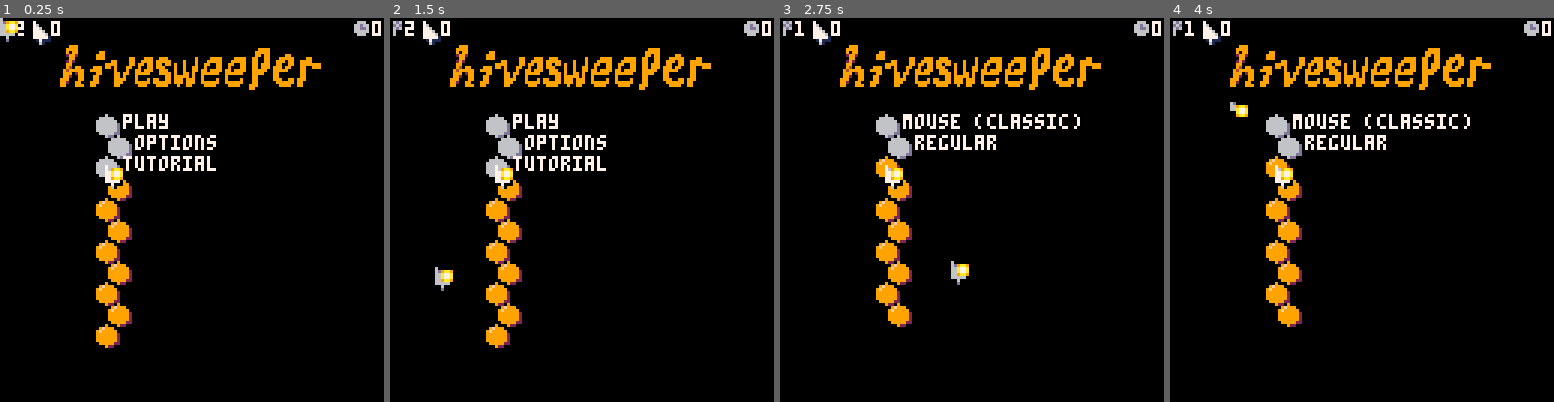
Above: before the commit, frames 1-4 (left to right).
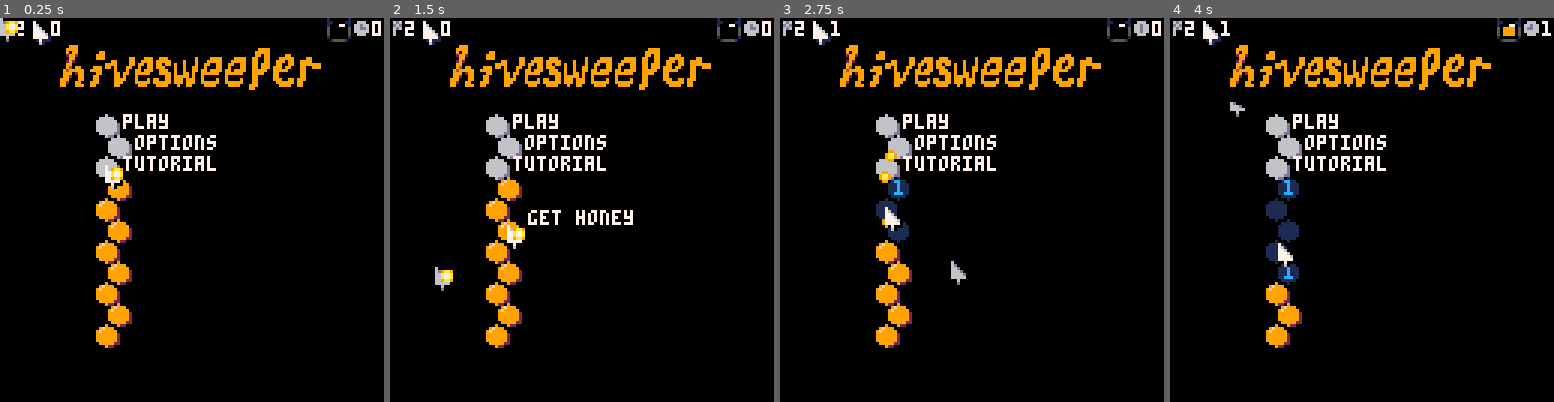
Above: after the commit, the same moments.

Repository: seaspaces27/hivesweeper-p8
Game: PICO-8 cartridge hivesweeper.p8
Two runs of this game, one before a commit and one after it. Both use one fixed random seed, a clock stepped at 60 frames per second and the inputs below.
Inputs (mouse positions are in pixels of both pictures, inside the frame that each line leads up to):
- Up to frame 1 (0.25 s): no input
- Up to frame 2 (1.5 s): tap X (X key) at 0.33, 1.07 s; click (670, 121) at 0.67 s; tap O (Z key) at 0.7 s; click (436, 267) at 1.22 s
- Up to frame 3 (2.75 s): hold Right 1.6-2.1 s; tap O (Z key) at 1.7, 2.1, 2.5 s; click (887, 114) at 1.77 s; tap X (X key) at 1.85 s; hold Up 2.15-2.42 s; click (952, 259) at 2.32 s; hold Right from 2.47 s (still down)
- Up to frame 4 (4 s): click (1404, 106) at 2.87 s; tap O (Z key) at 2.9, 3.3, 3.7 s; tap X (X key) at 2.97 s; release Right at 3.03 s; hold Left 3.08-3.58 s; click (1465, 256) at 3.42 s; hold Down 3.63-3.97 s; click (1231, 102) at 3.97 s

The runs differ from the first frame. In frame 1, 0.1% of the frame differs, in the area x 85-92%, y 0-7%; in frame 2, 1.0%; in frame 3, 3.2%; in frame 4, 3.9%, in the area x 3-100%, y 0-86%.

Commit message:
honeyjar + game juice

Diff:
--- a/hivesweeper.p8
+++ b/hivesweeper.p8
@@ -25,6 +25,10 @@
  menu.init=function(s)
   if s.screen==0 then
    s.tiles={"play","options","tutorial"}
+   for p in all(players)do
+    p.no_inp=false
+   end
+   --players[1].no_inp=false
   end
   if s.screen==1 then
    s.tiles={"mouse (classic)","regular"}
@@ -34,7 +38,7 @@
   for i=1,#menu.tiles do
 	  hives_screen_pos[i].act=i
 	 end
-	 players[1].id=3
+	 if(#players>0)players[1].id=3
   --gamerunning=false
   --end_bits()
  end
@@ -47,9 +51,10 @@
   players[1].id=1
   s.tut_frame=0
   numbers[5]=1
+  new_titlecard("get honey",90,-1)
  end
  menu.updtut=function(s)
-  s.tut_frame+=1
+  if(#titlecards==0)s.tut_frame+=1
   if s.tut_frame==60 then
    //players[1].hin=1
    players[1].id=2
@@ -70,6 +75,12 @@
   if s.tut_frame==110 then
    players[1].id=8
    music(2)
+  end
+  if s.tut_frame==200 and #titlecards==0 then
+   new_titlecard("avoid bees",90,-1)
+  end
+  if s.tut_frame==230 then
+   players[1].id=7
   end
   --players[1].hin=1
  end
@@ -253,6 +264,7 @@
 	{x_os+(x*8),y_os+(y*7)})
 end
 function new_hive(wi,hi,bees,x,y)
+ honeyjar:init()
  mines={} sz=wi hi=hi or wi
 	beehive="" hive_size=sz
 	hive_wi=wi or 8
@@ -431,13 +443,16 @@
  end
  --update flags
  for i=#flags,1,-1 do
-  local fl=flags[i]
-  fl:upd()
+  flags[i]:upd()
  end
  --update particles
  for i=#parts,1,-1 do
-  local pa=parts[i]
-  pa:upd()
+  parts[i]:upd()
+ end
+ --update honeyblops
+ --pal()
+ for i=#hblobs,1,-1 do
+  hblobs[i]:upd()
  end
 
  --menu
@@ -526,6 +541,9 @@
   local pa=parts[i]
   pa:drw()
  end
+ for i=#hblobs,1,-1 do
+  hblobs[i]:drw()
+ end
  --draw ui
  ui_draw()
  --draw mouse
@@ -545,46 +563,6 @@
  if #titlecards>0 then
   titlecards[1]:drw()
  end
-end
-
-function transpose(id,os)
- local mod_x=id%hive_wi
-	--odd row or not
-	local y_=ceil(id/hive_wi)
-	local odd=(y_%2==0) and 1 or 0
-	--corner fixing
-	if(mod_x==0 and y_%2==0)odd=1
-	if(mod_x==0 and y_%2==1)odd=0
-	--dir to id number conversion
-	local n_id=
-	os=="tl"and -hive_wi-1+odd or
-	//os=="u"and -hive_size-1+odd or
-	os=="tr"and -hive_wi+odd or
-	os=="l"and -1 or
-	os=="r"and 1 or
-	os=="bl"and hive_wi-1+odd or
-	os=="br"and hive_wi+odd or 0
- --get new position
- n_id+=id
- if (n_id>0 and
- n_id<=#beehive) then
-  ty=((os=="tl"or os=="tr")and -1
-  or((os=="bl"or os=="br")and 1
-  or 0))+y_
-  if ceil((n_id)/hive_wi)==ty then
-   return n_id
-  end
- end
- --return id
-end
-
-function neighbours(id)
- local dirs={"tl","tr","l","r","bl","br"}
- local adj={}
- for i=1,#dirs do
-  add(adj,transpose(id,dirs[i]))
- end
- return adj
 end
 
 function mark_hex(id,t)
@@ -620,6 +598,7 @@
    revealed[s.id]=true
 	  unopened-=1
 	  s.done=true sfx(2)
+	  honeyblob(s.id)
 	  if gamerunning then
 	   winlose(mines[s.id])
 	  end
@@ -639,7 +618,7 @@
   if false then
    color(7)
    local cell=hives_screen_pos[s.id]
-   circ(cell[1]+4,cell[2]+4,(1-(s.t/s.full_t))*8)
+   circ(cell[1]+4,cell[2]+4,(1-(s.t/s.full_t))*8,9)
    --circfill(cell[1]+4,cell[2]+4,(1-(s.t/s.full_t))*8)
   end
  end
@@ -747,6 +726,45 @@
 	new_cell().act="again"
 end
 
+function neighbours(id)
+ local dirs={"tl","tr","l","r","bl","br"}
+ local adj={}
+ for i=1,#dirs do
+  add(adj,transpose(id,dirs[i]))
+ end
+ return adj
+end
+function transpose(id,os)
+ local mod_x=id%hive_wi
+	--odd row or not
+	local y_=ceil(id/hive_wi)
+	local odd=(y_%2==0) and 1 or 0
+	--corner fixing
+	if(mod_x==0 and y_%2==0)odd=1
+	if(mod_x==0 and y_%2==1)odd=0
+	--dir to id number conversion
+	local n_id=
+	os=="tl"and -hive_wi-1+odd or
+	//os=="u"and -hive_size-1+odd or
+	os=="tr"and -hive_wi+odd or
+	os=="l"and -1 or
+	os=="r"and 1 or
+	os=="bl"and hive_wi-1+odd or
+	os=="br"and hive_wi+odd or 0
+ --get new position
+ n_id+=id
+ if (n_id>0 and
+ n_id<=#beehive) then
+  ty=((os=="tl"or os=="tr")and -1
+  or((os=="bl"or os=="br")and 1
+  or 0))+y_
+  if ceil((n_id)/hive_wi)==ty then
+   return n_id
+  end
+ end
+ --return id
+end
+
 function open_cell(i,plr)
 	if first_call then --first click is safe
   first_call=false sfx(12)
@@ -823,14 +841,16 @@
  end
 end
 
-function new_titlecard(title)
- cs={}cs.t=90cs.title=title or "h"
+function new_titlecard(title,t,sf)
+ cs={}cs.t=t or 90cs.title=title or "h"
  sfx(-1)
- sfx(15,-1,0,16)
+ if(sf==nil)then sfx(15,-1,0,16)
+ else sfx(sf)end
  cs.upd=function(s)
   s.t-=1
   if s.t<=0 then
-   del(titlecards,s)sfx(4)
+   if(s.sf~=nil)sfx(4)
+   del(titlecards,s)
   end
  end
  cs.drw=function(s)
@@ -841,8 +861,76 @@
  add(titlecards,cs)
  return cs
 end
+
+honeyjar={}
+honeyjar.x=109
+honeyjar.y=0
+honeyjar.init=function(s)
+ honeyjar.open=true
+ honeyjar.pips=0
+ honeyjar.pressed=10
+end honeyjar:init()
+honeyjar.drw=function(s)
+ local id=26 local oy=s.pressed==0 and 0 or 1
+ if(s.open)id=25
+
+ local p=flr((s.pips/(#hives_screen_pos-total_bees))*4)
+ if(s.pips>0)rectfill(s.x+2,s.y+oy+5-p,s.x+5,s.y+oy+5,9)
+ if(p>=4)s.open=false id=25
+ spr(id,s.x,s.y+oy)
+ s.pressed=max(s.pressed-1,0)
+end
+
+hblobs={}
+function honeyblob(id)
+ local c=hives_screen_pos[id]
+ local hb={}hb.x=c[1] hb.y=c[2]
+ hb.phase=0 hb.t=0 hb.offset=0
+ hb.id=id
+ hb.upd=function(s)
+  s.t+=1
+  if s.t==3then
+   if(mines[s.id]==true)del(hblobs,s)
+   s.phase=1
+   s.offset=s.x-16
+   if(s.x>=64)s.offset=s.x+16
+  end
+  if s.phase==1then
+   s.x=lerp(s.x,
+   s.offset,.1)
+   --s.y=lerp(s.y,honeyjar.y-4,.05)
+   if(s.x==s.offset or s.t>8)s.phase=2s.offset=y
+   s.y=lerp(s.y,s.y-3,.3)
+  elseif s.phase==2then
+   s.x=lerp(s.x,honeyjar.x,.12)
+   s.y=lerp(s.y,honeyjar.y-9,--.05
+   (abs(honeyjar.y-s.y)/64)*.2
+   )
+   --if(s.x==honeyjar.x)s.phase=3
+  end
+  if abs(s.y-honeyjar.y)<3 then
+   honeyjar.pips+=1
+   honeyjar.pressed=2
+   del(hblobs,s)
+  end
+ end
+ hb.drw=function(s)
+	 if s.phase==0 then
+	 	spr(40,s.x,s.y)
+	 elseif s.phase<=2then
+	  spr(34,s.x,s.y)
+	 end
+ end
+ add(hblobs,hb)
+ return hblobs
+end
 -->8
 --ui + misc
+
+function lerp(a,b,z)
+ //s.x+=((cell[1]+3)-s.x)*.35
+ return a+(b-a)*z
+end
 
 function sprot(dx,dy,h,w,mx,my,rot)
  --dx the x position of the sprite
@@ -899,6 +987,8 @@
  local to=
  not t_end and t_start and((flr(1+time()-t_start)%4)*4)or 0
  sspr(0,16+to,5,5,128-l-6,ty)
+ honeyjar.x=128-l-15
+ honeyjar:drw()
 end
 -->8
 --player code
Not shown, changed: 26 lines of the sprite sheet (__gfx__) section of hivesweeper.p8
